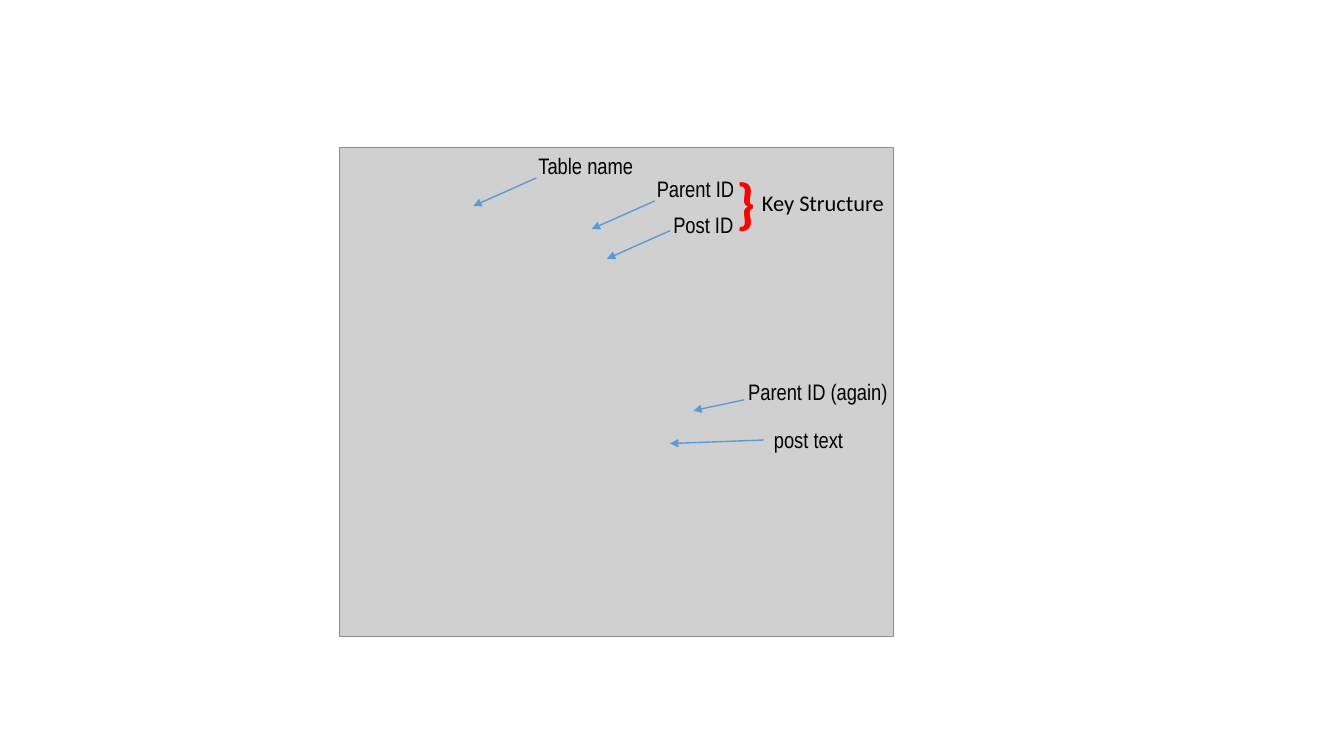
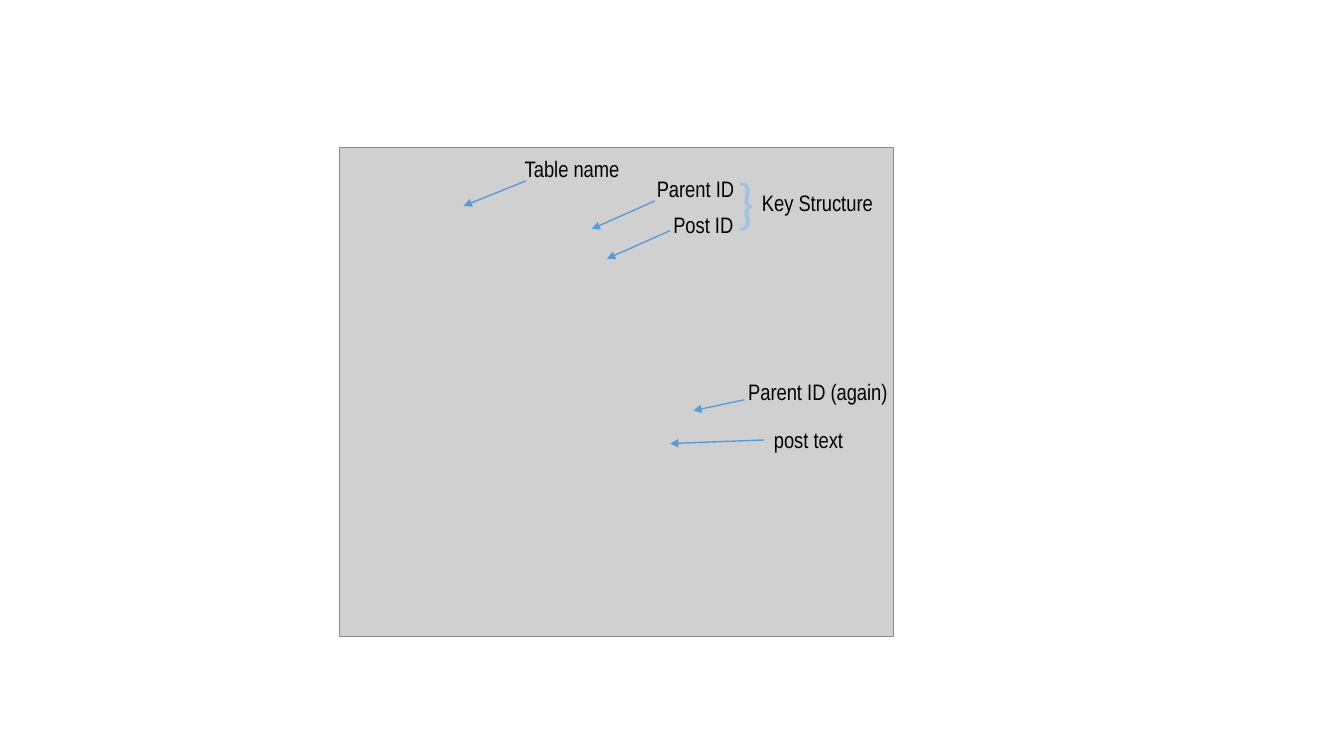
Before and after one commit to Preston-Landers/planders-msreport, a slide deck: slide 2 of figures.pptx. Drawn at 1344x756 pixels with LibreOffice and Linux fonts; fonts in the diff are those of the drawing; grey boxes stand for pictures. Boxes give left, top, right and bottom in pixels: in the first picture for what was removed or moved away, otherwise in the second. Text is boxed around its words. In the diff, an @@ line names an element or a change of style, - is before the commit and + after.

```diff
--- a/figures.pptx
+++ b/figures.pptx
@@ text "Table name" rewrapped from [538,157,633,174] to [525,161,620,182] @@
@@ text "}" at [727,163,782,241]: text colour #FF0000 to #9DC3E6, bold off @@
@@ arrow moved from (536, 178) - (474, 206) to (526, 181) - (464, 206) @@
@@ text "Key Structure" at [762,195,873,216]: font Calibri to Arial Narrow @@
```
Also in this commit, not shown: 6 other files.
